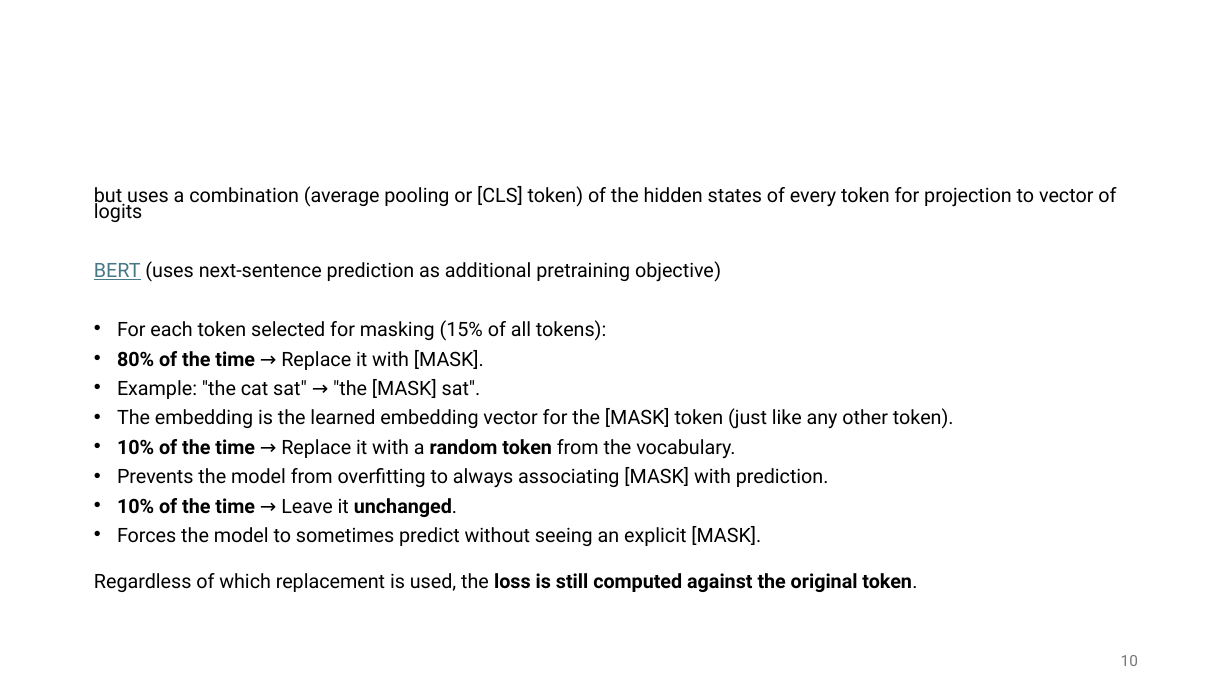
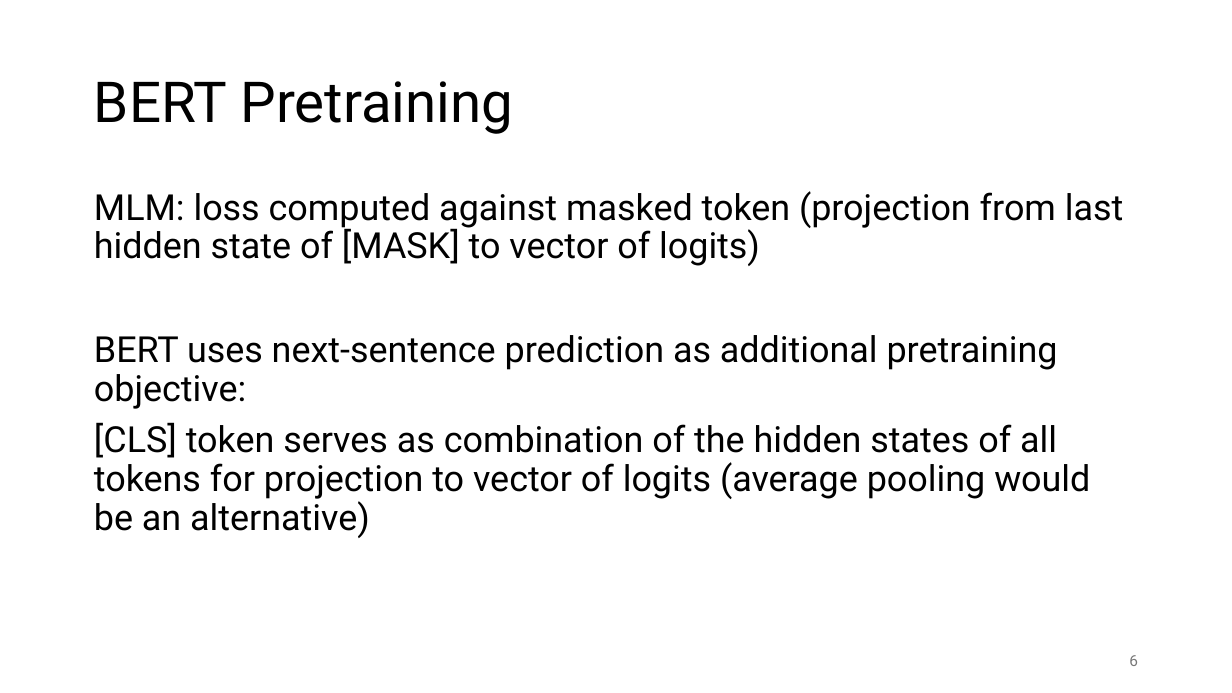
Before and after one commit to FelixWick/language_models, a slide deck: slide 6 of slides/5_finetuning.pptx (slide 10 before the commit). Drawn at 1232x693 pixels with LibreOffice and Linux fonts; fonts in the diff are those of the drawing. Boxes give left, top, right and bottom in pixels: in the first picture for what was removed or moved away, otherwise in the second. Text is boxed around its words. In the diff, an @@ line names an element or a change of style, - is before the commit and + after.

```diff
--- a/slides/5_finetuning.pptx
+++ b/slides/5_finetuning.pptx
@@ title added at (x1=94, y1=81, x2=513, y2=134), 44 pt, text #000000 @@
+BERT Pretraining
@@ text at (x1=94, y1=191, x2=1124, y2=538): text changed; size 15.4 to 28 pt @@
-but uses a combination (average pooling or [CLS] token) of the hidden states of every token for projection to vector of logits
-BERT (uses next-sentence prediction as additional pretraining objective)
-• For each token selected for masking (15% of all tokens):
-• 80% of the time → Replace it with [MASK].
-• Example: "the cat sat" → "the [MASK] sat".
-• The embedding is the learned embedding vector for the [MASK] token (just like any other token).
-• 10% of the time → Replace it with a random token from the vocabulary.
-• Prevents the model from overfitting to always associating [MASK] with prediction.
-• 10% of the time → Leave it unchanged.
-• Forces the model to sometimes predict without seeing an explicit [MASK].
-Regardless of which replacement is used, the loss is still computed against the original token.
+MLM: loss computed against masked token (projection from last hidden state of [MASK] to vector of logits)
+BERT uses next-sentence prediction as additional pretraining objective:
+[CLS] token serves as combination of the hidden states of all tokens for projection to vector of logits (average pooling would be an alternative)
@@ page number at (x1=1129, y1=655, x2=1138, y2=666): text changed @@
-10
+6
```
Also in this commit, not shown: 9 other slides changed, 5 slides removed.
